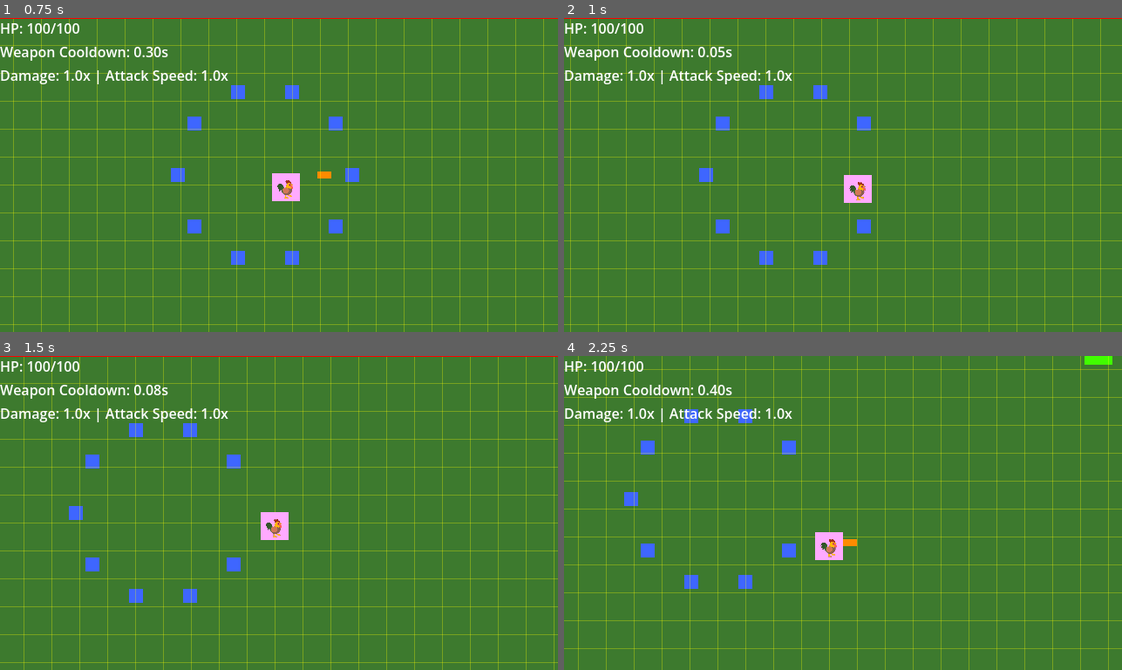
Above: before the commit, frames 1-4 (two rows, left to right).
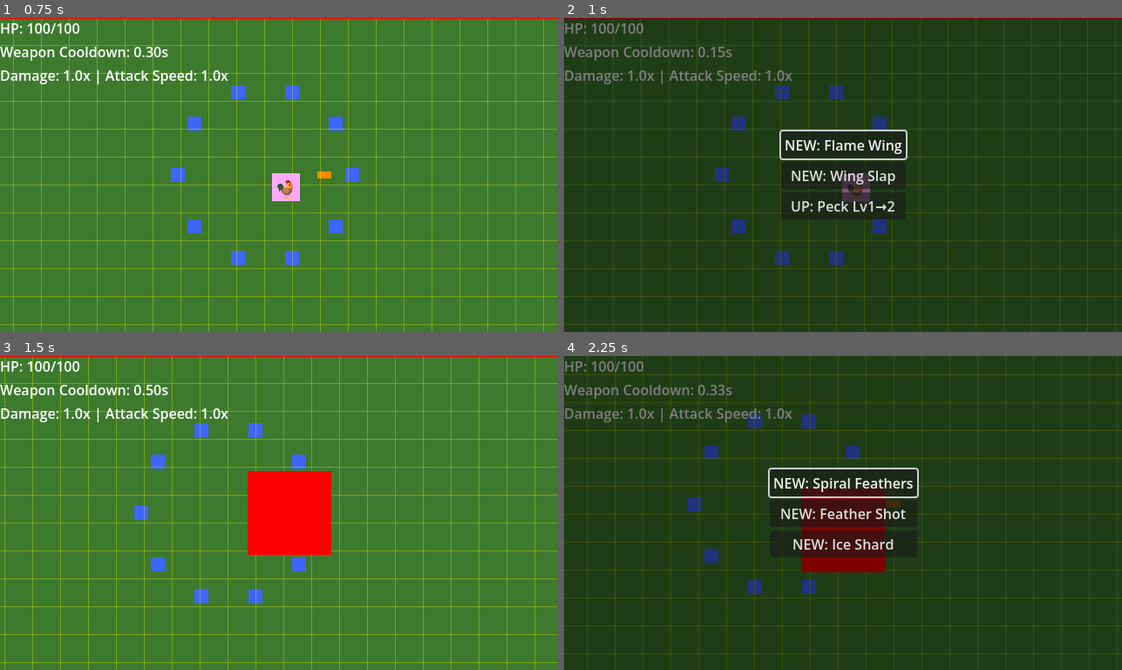
Above: after the commit, the same moments.

Repository: thejoshyee/sarimanok-game
Game: Godot game, scene res://main.tscn
Same seed, same stepped clock (60 frames per second), same inputs: the game is played once before the commit and once after it.
Inputs (mouse positions are in pixels of both pictures, inside the frame that each line leads up to):
- Up to frame 1 (0.75 s): tap Enter (ui_accept) at 0.5 s; hold Right (move_right) from 0.53 s (still down); hold 1 from 0.53 s (still down)
- Up to frame 2 (1 s): keep holding Right (move_right); keep holding 1; tap Enter (ui_accept) at 0.77 s
- Up to frame 3 (1.5 s): release Right (move_right) at 1.25 s; release 1 at 1.25 s; click (279, 481) at 1.25 s, where only the run after the commit has a clickable "NEW: Flame Wing"
- Up to frame 4 (2.25 s): hold S (move_down) from 2.03 s (still down); tap 2 at 2.1 s

Frame 1 is identical in both runs. In frame 2, 100% of the frame differs, in the area x 0-100%, y 0-100%; in frame 3, 12%; in frame 4, 100%.

Commit message:
fix(progression): switch XP curve from quadratic to PRD linear formula

Diff:
--- a/game/resources/progression.gd
+++ b/game/resources/progression.gd
@@ -8,9 +8,10 @@
 @export var gold: int = 0
 
 
-# Quadratic XP curve: level 1->2 needs 120xp, 2->3 needs 280xp, 3->4 needs 480xp, 4->5 needs 720xp, 5->6 needs 1000xp, etc
+# Linear XP curve: 5, 10, 15, 20, 25, etc because we want to make it easy for the player to level up for now
+# to get that feel of progression, but we can change it later if we want to make it more challenging
 func get_xp_for_level(level: int) -> int:
-	return level * 100 + level * level * 20
+	return 5 + (level - 1) * 5
 
 func add_xp(amount: int) -> void:
 	current_xp += amount
Not shown, changed: .taskmaster/tasks/tasks.json
